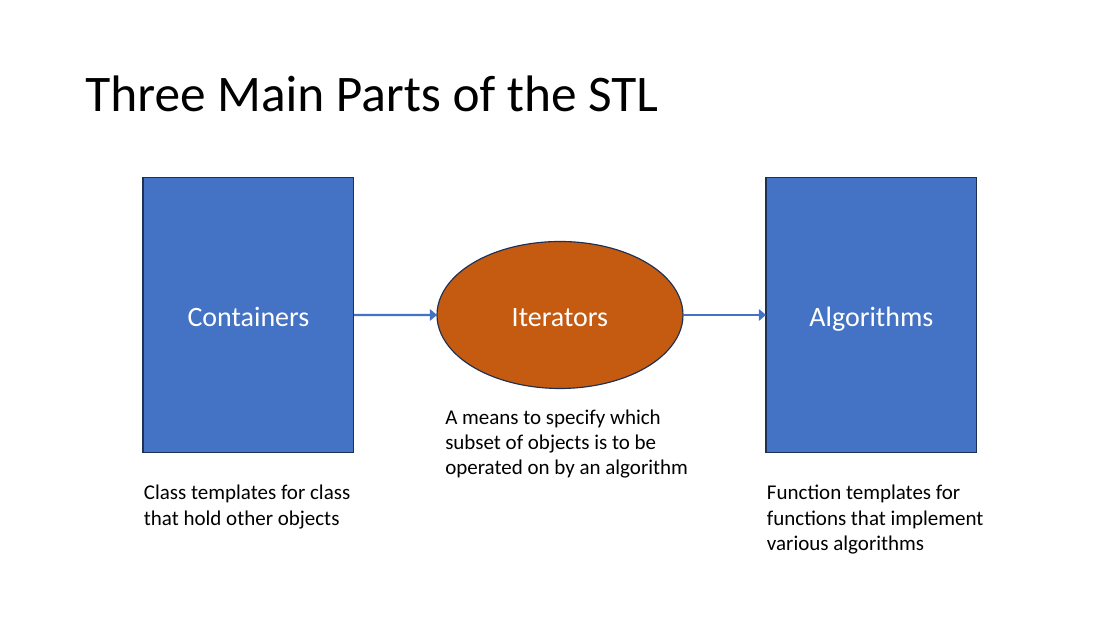
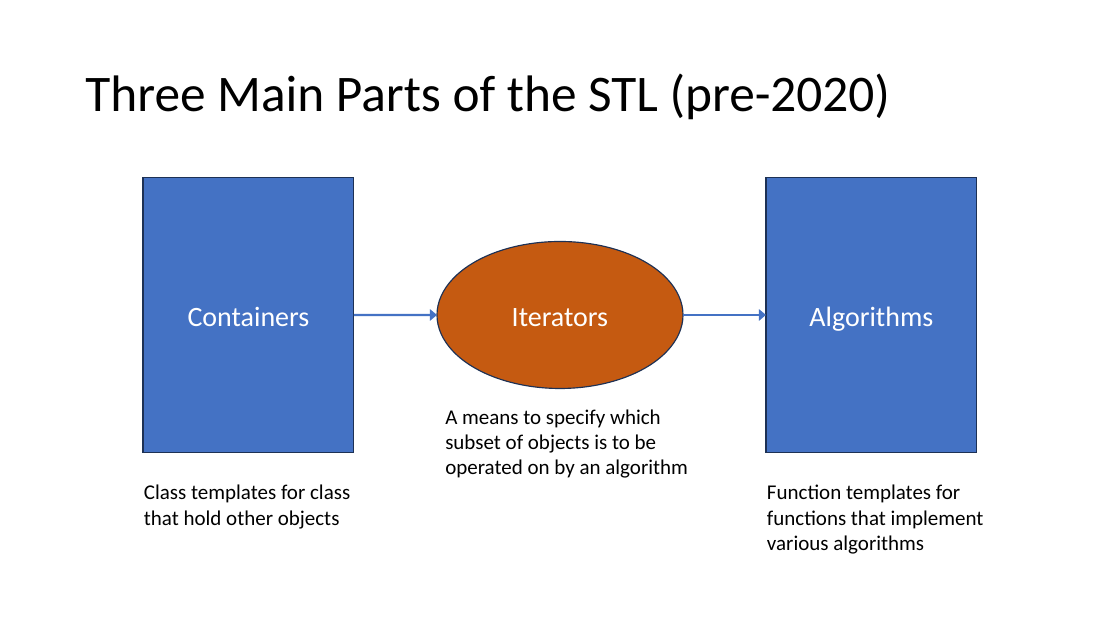
Before and after one commit to pchapin/cpp, a slide deck: slide 3 of Presentations/STL.pptx. Drawn at 1120x630 pixels with LibreOffice and Linux fonts; fonts in the diff are those of the drawing. Boxes give left, top, right and bottom in pixels: in the first picture for what was removed or moved away, otherwise in the second. Text is boxed around its words. In the diff, an @@ line names an element or a change of style, - is before the commit and + after.

```diff
--- a/Presentations/STL.pptx
+++ b/Presentations/STL.pptx
@@ title at <box>85,73,890,120</box>: text changed @@
-Three Main Parts of the STL
+Three Main Parts of the STL (pre-2020)
```
Also in this commit, not shown: 3 other slides changed, 11 slides added.
